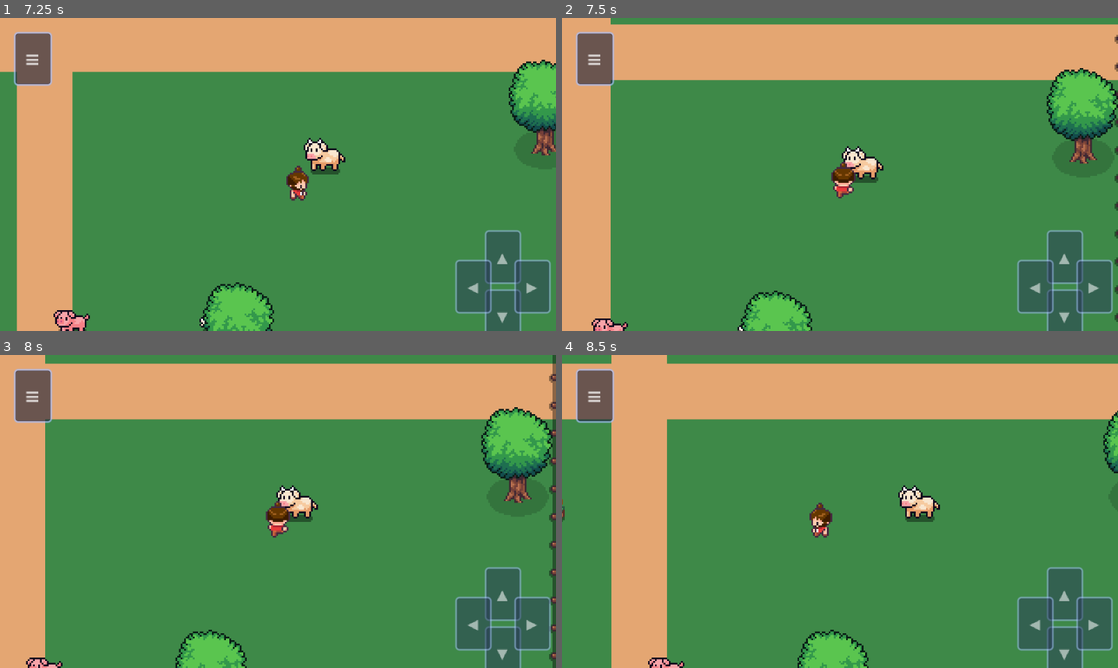
Above: before the commit, frames 1-4 (two rows, left to right).
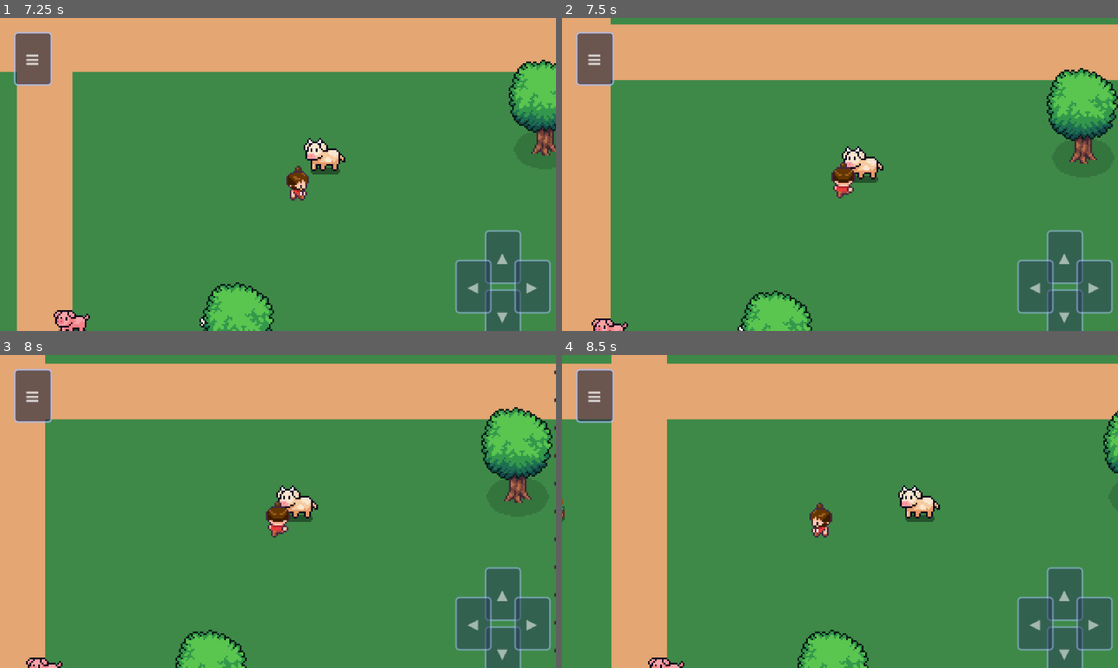
Above: after the commit, the same moments.

Repository: Alpifra/la-grosse-idee
Game: Godot game, scene res://scenes/World/Field.tscn
The game is run twice, just before and just after one commit, with the same random seed, the same clock (stepped at 60 frames per second) and the same inputs.
Inputs:
- Up to frame 1 (7.25 s): click "▲" at 0.5 s; click "▼" at 1.25 s; click "◀" at 2 s; click "▶" at 2.75 s; click "≡" at 3.5 s; click "Stats" at 4.25 s; tap Enter (ui_accept) at 5, 5.27, 6.02 s; hold D (move_right) 5.03-5.78 s; hold Shift 5.03-5.78 s; hold S (move_down) 5.78-6.53 s; tap Shift at 5.85 s; hold D (move_right) from 6.53 s (still down); hold Shift from 6.53 s (still down)
- Up to frame 2 (7.5 s): release D (move_right) at 7.28 s; release Shift at 7.28 s; hold Z (move_up) from 7.28 s (still down); tap Shift at 7.35 s
- Up to frame 3 (8 s): keep holding Z (move_up); tap Enter (ui_accept) at 7.52 s
- Up to frame 4 (8.5 s): release Z (move_up) at 8.03 s; hold Q (move_left) from 8.03 s (still down); hold Shift from 8.03 s (still down); tap Enter (ui_accept) at 8.27 s

Frame 1 is identical in both runs. In frame 2, 0.2% of the frame differs, in the area x 99-100%, y 5-98%; in frame 3, 0.8%, in the area x 98-100%, y 0-100%; in frame 4, nothing differs.

Commit message:
fix: use side-view post tile for left/right fence borders
R_V = Tile(0,1) = Rect2(0,16,16,16): vertical post y=0..15 (connects
top and bottom), no horizontal planks. Correct top-down perspective:
planks are perpendicular to camera so only the post face is visible.

Removes draw_set_transform rotation — no longer needed.

Co-Authored-By: Claude Sonnet 4.6 <noreply@anthropic.com>

Diff:
--- a/scripts/World/FieldGround.gd
+++ b/scripts/World/FieldGround.gd
@@ -6,13 +6,16 @@
 @export var fence_size   : int = 16
 
 # ── Fences.png — 64×64, grille 4×4 de 16×16 ─────────────────────────────────
-# Tile (2,0) = Rect2(32,0,16,16) : bras gauche + poteau + bras droit (x=0..15 opaque)
-# C'est le seul tile qui produit une clôture continue — les bras se touchent
-# au bord de chaque tile voisin, sans gap.
+# Colonnes = connexion horizontale : 0=poteau seul, 1=+droit, 2=+gauche+droit, 3=+gauche
+# Lignes   = connexion verticale   : 0=haut, 1=milieu (y=0..15), 2=bas, 3=isolé
+#
+# R_H : Tile(2,0) — planche H + poteau, x=0..15 opaque → tuile haut/bas sans gap
+# R_V : Tile(0,1) — poteau seul y=0..15 → tuile côté gauche/droit (vue de profil top-down :
+#                   les planches partent en profondeur, invisibles — seul le poteau est visible)
 const _FENCE_TEX = preload("res://assets/sprites/Fences.png")
 
-## Tile "section intérieure" — poteau centré avec bras horizontal des deux côtés
-const R_FULL := Rect2(32, 0, 16, 16)
+const R_H := Rect2(32, 0,  16, 16)   ## poteau + planches gauche & droite — bords haut/bas
+const R_V := Rect2( 0, 16, 16, 16)   ## poteau seul pleine hauteur (y=0..15) — bords gauche/droit
 
 func _draw() -> void:
 	_draw_fence()
@@ -20,19 +23,16 @@
 # ── Clôture ────────────────────────────────────────────────────────────────────
 
 func _draw_fence() -> void:
-	var fw   := field_width
-	var fh   := field_height
-	var fs   := fence_size
-	var half := fs * 0.5
+	var fw := field_width
+	var fh := field_height
+	var fs := fence_size
 
-	# Bords haut et bas — R_FULL tuilé tous les 16 px → continuité garantie
+	# Bords haut et bas — planches horizontales continues
 	for x in range(0, fw, fs):
-		draw_texture_rect_region(_FENCE_TEX, Rect2(x, 0,       fs, fs), R_FULL)
-		draw_texture_rect_region(_FENCE_TEX, Rect2(x, fh - fs, fs, fs), R_FULL)
+		draw_texture_rect_region(_FENCE_TEX, Rect2(x, 0,       fs, fs), R_H)
+		draw_texture_rect_region(_FENCE_TEX, Rect2(x, fh - fs, fs, fs), R_H)
 
-	# Bords gauche et droit — R_FULL pivoté 90° → bras deviennent verticaux
+	# Bords gauche et droit — poteaux vus de profil (planches perpendiculaires à la caméra)
 	for y in range(fs, fh - fs, fs):
-		for x_pos : int in [0, fw - fs]:
-			draw_set_transform(Vector2(x_pos + half, y + half), PI * 0.5, Vector2.ONE)
-			draw_texture_rect_region(_FENCE_TEX, Rect2(-half, -half, fs, fs), R_FULL)
-			draw_set_transform(Vector2.ZERO, 0.0, Vector2.ONE)
+		draw_texture_rect_region(_FENCE_TEX, Rect2(0,       y, fs, fs), R_V)
+		draw_texture_rect_region(_FENCE_TEX, Rect2(fw - fs, y, fs, fs), R_V)
